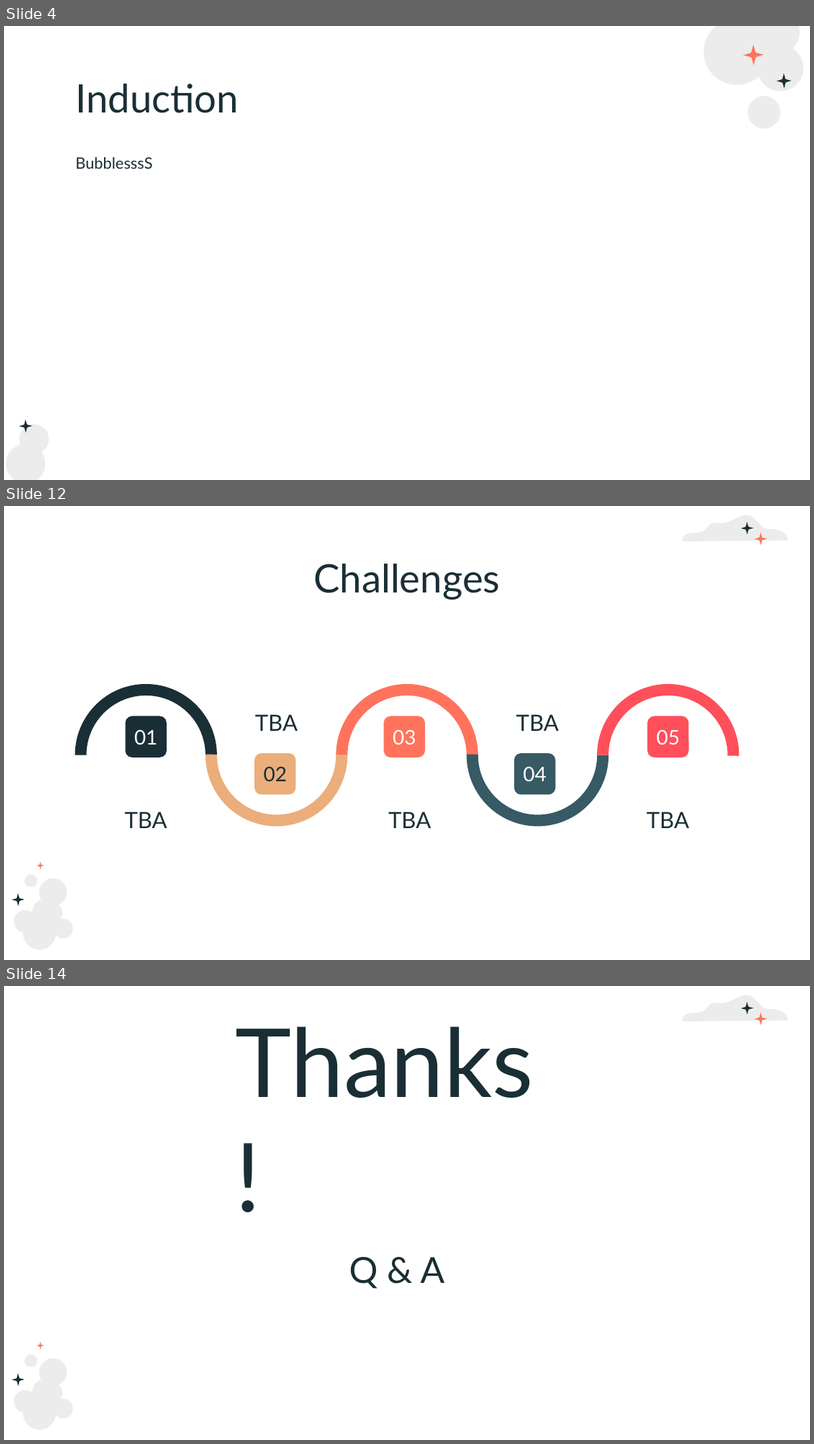
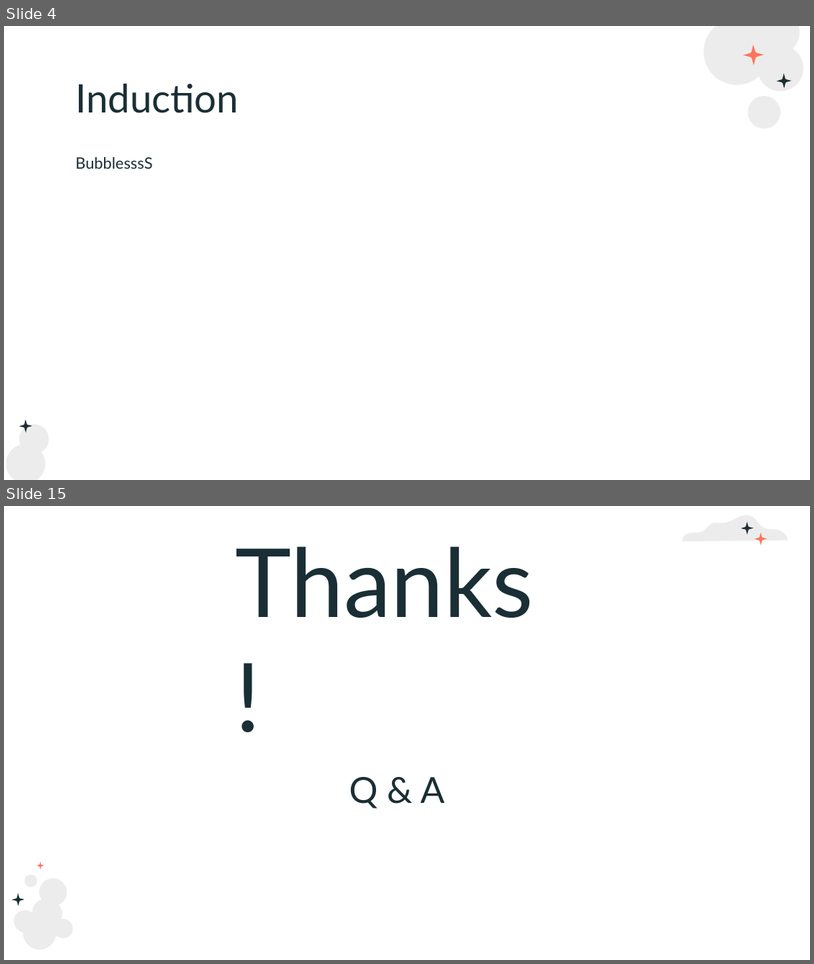
Before and after one commit to OsamahAlnasser/TotallyNotLame, a slide deck: Cybersecurity Academy (Teams C & D).pptx. Shown one above the other, each under a label of ours: slides 4, 12 and 14 before the commit, slides 4 and 15 after it; the slides between them are not shown. The pictures are 814x1444 and 814x964 pixels, drawn with LibreOffice and Linux fonts; fonts in the diff are those of the drawing. Boxes give left, top, right and bottom in pixels: in the first picture for what was removed or moved away, otherwise in the second. Text is boxed around its words. In the diff, an @@ line names an element or a change of style, - is before the commit and + after.

```diff
--- a/Cybersecurity Academy (Teams C & D).pptx
+++ b/Cybersecurity Academy (Teams C & D).pptx
@@ slide 12 removed at [4,506,810,960], background #FFFFFF; not listed: 8 template elements that a slide beside it also shows @@
@@ title removed at [314,564,500,599] @@
-Challenges
@@ arch (boxed as its full ring) removed at [75,685,217,826] @@
@@ arch (boxed as its full ring) removed at [206,685,347,826] @@
@@ arch (boxed as its full ring) removed at [336,685,478,826] @@
@@ arch (boxed as its full ring) removed at [467,685,609,826] @@
@@ arch (boxed as its full ring) removed at [597,685,739,826] @@
@@ rounded rectangle removed at [125,716,166,757] @@
-01
@@ text removed at [255,714,298,731] @@
-TBA
@@ rounded rectangle removed at [384,716,425,757] @@
-03
@@ text removed at [517,714,559,731] @@
-TBA
@@ rounded rectangle removed at [648,716,689,757] @@
-05
@@ rounded rectangle removed at [255,753,296,794] @@
-02
@@ rounded rectangle removed at [514,753,556,794] @@
-04
@@ text removed at [125,811,167,828] @@
-TBA
@@ text removed at [388,811,431,828] @@
-TBA
@@ text removed at [647,811,689,828] @@
-TBA
@@ what was slide 14 is now slide 15 @@
```
Also in this commit, not shown: 8 slides changed, 2 slides added.
